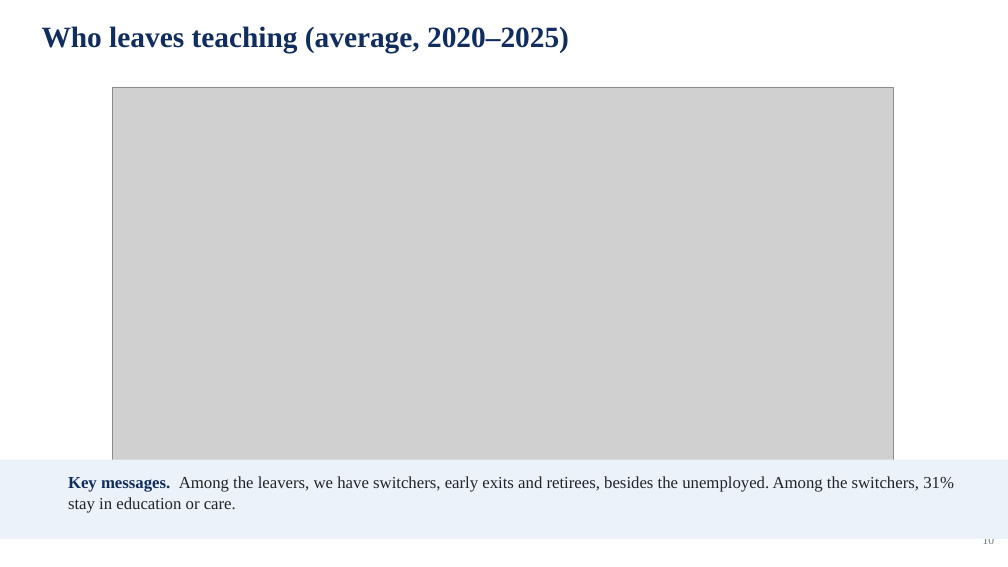
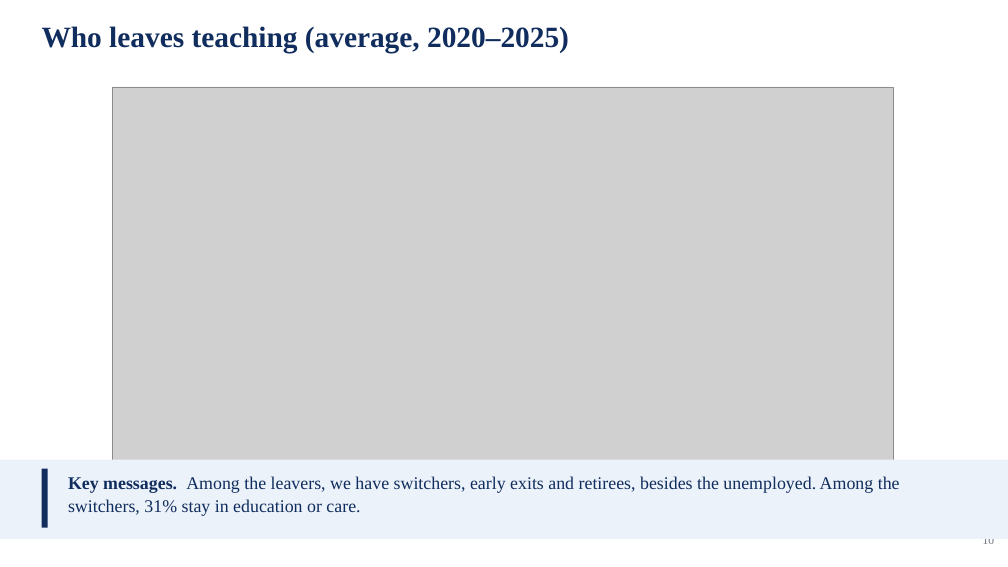
Before and after one commit to jedr1-ship-it/Alternative-Pathways----Quant, a slide deck: slide 10 of report/data_cluster/Proyect_US_policy.pptx. Drawn at 1008x567 pixels with LibreOffice and Linux fonts; fonts in the diff are those of the drawing; grey boxes stand for pictures. Boxes give left, top, right and bottom in pixels: in the first picture for what was removed or moved away, otherwise in the second. Text is boxed around its words. In the diff, an @@ line names an element or a change of style, - is before the commit and + after.

```diff
--- a/report/data_cluster/Proyect_US_policy.pptx
+++ b/report/data_cluster/Proyect_US_policy.pptx
@@ rectangle added at [42, 469, 48, 528], fill #102D5E @@
@@ text "Key messages. Among the leavers, ..." at [68, 476, 900, 516]: size 16 to 17 pt, text colour #212529 to #102D5E; line spacing 20.5pt to 21.8pt @@
```
Also in this commit, not shown: 14 other slides changed, 1 slide added, 1 other file.
